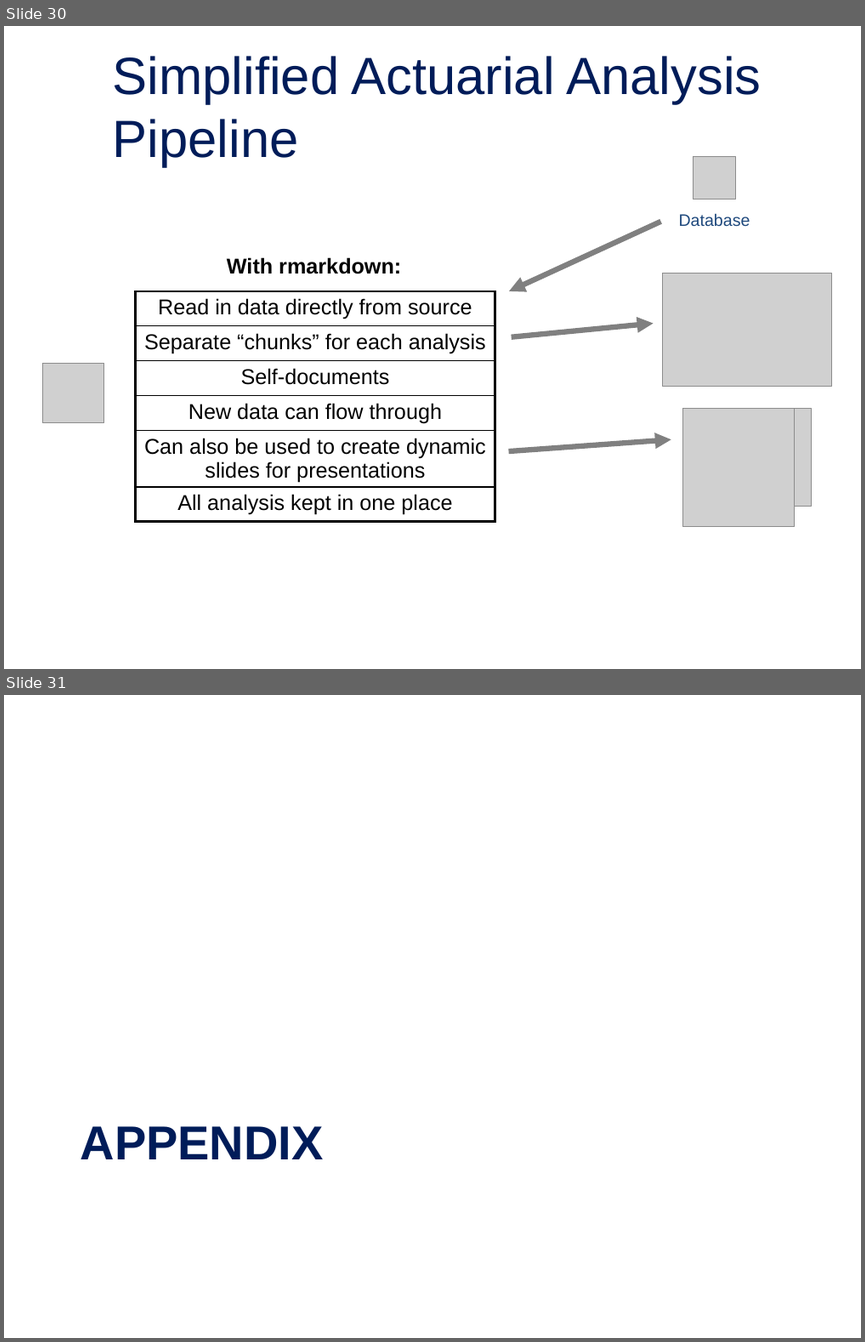
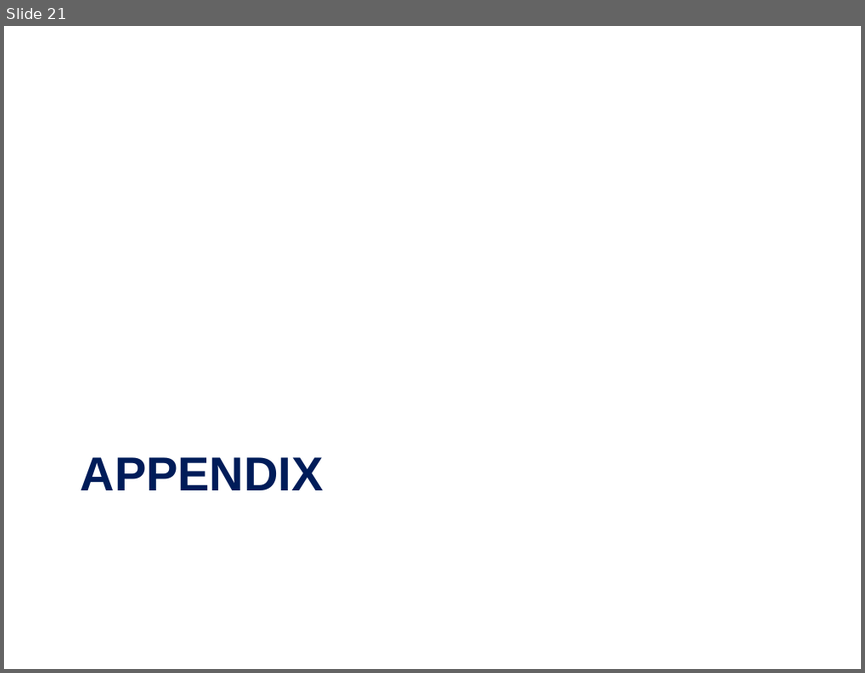
Before and after one commit to jordan-bonner/CAS_Spr23, a slide deck: Presentation Slides/Effective Data Visualization for Actuaries.pptx. Shown one above the other, each under a label of ours: slides 30 and 31 before the commit, slide 21 after it. The pictures are 865x1342 and 865x673 pixels, drawn with LibreOffice and Linux fonts; fonts in the diff are those of the drawing; grey boxes stand for pictures; background and template pictures are left out. Boxes give left, top, right and bottom in pixels: in the first picture for what was removed or moved away, otherwise in the second. Text is boxed around its words. In the diff, an @@ line names an element or a change of style, - is before the commit and + after.

```diff
--- a/Presentation Slides/Effective Data Visualization for Actuaries.pptx
+++ b/Presentation Slides/Effective Data Visualization for Actuaries.pptx
@@ slide 30 removed at [4, 26, 861, 669], background picture (left out) @@
@@ title removed at [113, 56, 760, 167] @@
-Simplified Actuarial Analysis Pipeline
@@ picture removed at [692, 156, 736, 199] @@
@@ arrow removed from (658, 222) to (509, 290) @@
@@ text removed at [679, 213, 750, 226] @@
-Database
@@ text removed at [227, 257, 401, 274] @@
-With rmarkdown:
@@ picture removed at [663, 273, 832, 386] @@
@@ table removed at [135, 290, 495, 525], 6 rows, 1 columns @@
-Read in data directly from source
-Separate “chunks” for each analysis
-Self-documents
-New data can flow through
-Can also be used to create dynamic slides for presentations
-All analysis kept in one place
@@ arrow removed from (514, 337) to (653, 324) @@
@@ picture removed at [42, 363, 104, 423] @@
@@ picture removed at [682, 408, 794, 528] @@
@@ picture removed at [794, 408, 812, 505] @@
@@ arrow removed from (511, 451) to (671, 439) @@
@@ what was slide 31 is now slide 21 @@
```
Also in this commit, not shown: 2 slides changed, 9 slides added, 16 other slides removed, 6 other files.
